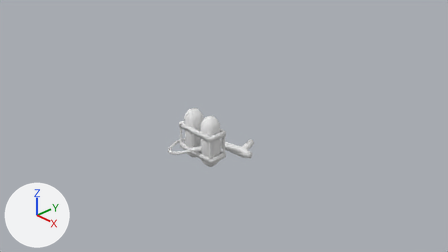
An edit to the Blender file models/Flamethrower.blend, drawn before and after from the same camera.
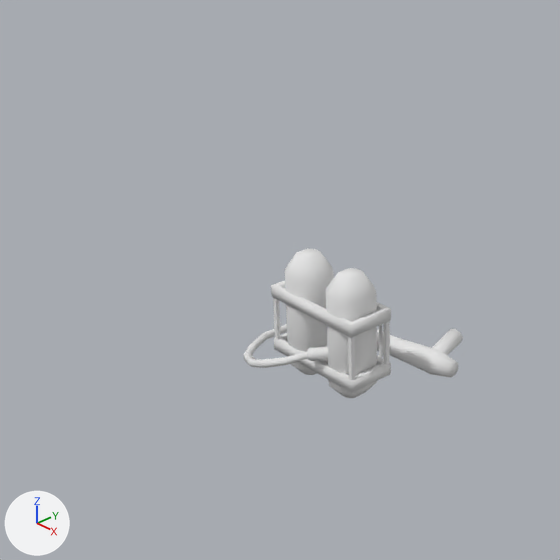
Old and new are each drawn from the file's camera 'Camera' and again close up on the part from 16% to 65% of the width and 4% to 91% of the height. Arrows for +X, +Y and +Z are at lower left; the lights stay in place.

The first close-up shows 'flamet_0'.
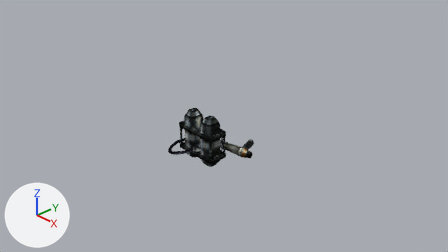
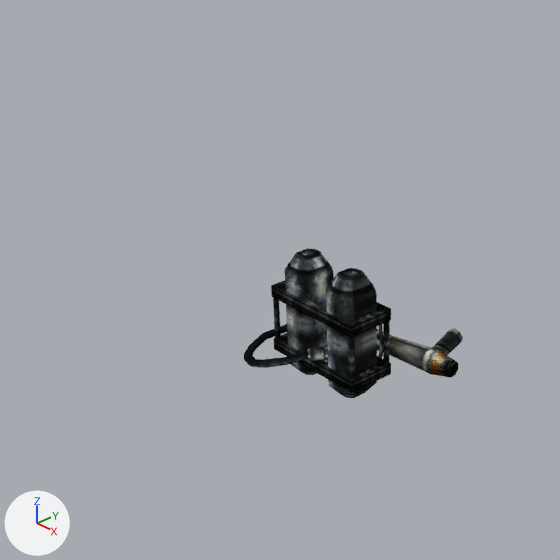
Where the change shows, as pixel boxes [x1, y1, x2, y2] in the close-ups (560 x 560 px):
```json
{"part": 1, "of": "me_flamet_0_003", "change": "recoloured", "before": [244, 248, 463, 398], "after": [244, 248, 463, 398], "on screen": "grey to black"}
{"part": 2, "of": "me_flamet_0_003", "change": "recoloured", "before": [378, 324, 383, 358], "after": [378, 324, 383, 358]}
```

The change, as JSON lines over the scene's bpy script:
```json
{"op": "add", "block": "img_jnapalm1_png", "code": ["img_jnapalm1_png = load_image('JNapalm1.png', 'JNapalm1.png', 256, 256, 'sRGB')"]}
{"op": "add", "block": "mat_000_normal", "code": ["mat_000_normal = diffuse_material('000_NORMAL_')", "mat_000_normal.texture = img_jnapalm1_png", "mat_000_normal.roughness = 0.5"]}
{"op": "add", "block": "mat_000_twosided", "code": ["mat_000_twosided = diffuse_material('000_TWOSIDED_')", "mat_000_twosided.texture = img_jnapalm1_png", "mat_000_twosided.roughness = 0.5"]}
{"block": "me_flamet_0_003", "where": "me_flamet_0_003.from_pydata(...)  # 380 vertices, 566 faces, 1 loose edge; spans x -0.97..0.85, y -0.78..0.95, z -0.36..0.81"}
{"block": "me_flamet_0_003", "where": "# used by ob_flamet_0; location = (0.0, 0.0, 0.0)"}
{"block": "me_flamet_0_003", "change": "me_flamet_0_003 part 1: 530 of the faces centred in x -0.96..0.85, y -0.75..0.94, z -0.35..0.81 switch from mat_jnapalm1 (white #e7e7e7) to mat_000_normal (picture img_jnapalm1_png)"}
{"block": "me_flamet_0_003", "change": "me_flamet_0_003 part 2: all 36 faces centred in x -0.14..0.3, y 0.04..0.21, z -0.25..0.48 switch from mat_jnapalm1 (white #e7e7e7) to mat_000_twosided (picture img_jnapalm1_png)"}
```
